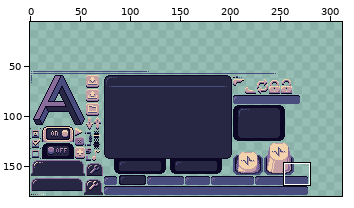
One commit to this sprite sheet: AudioInput/Sprites/Assets.png. Above, an overview of the earlier version with the close-up marked.
Close-up. Before the edit:
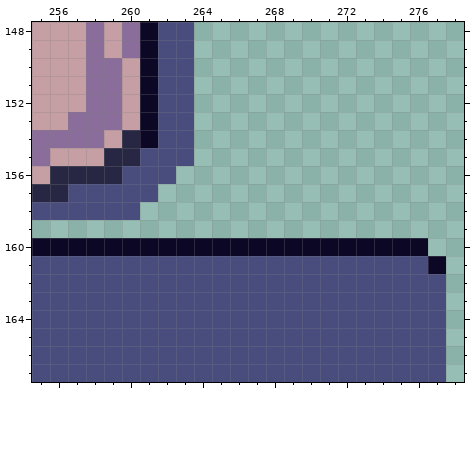
The file is 320x180 pixels. Shown: x 255..278, y 148..167. The wide view leaves out empty margins. The commit also changed other parts of the picture, which this record leaves out.
New version:
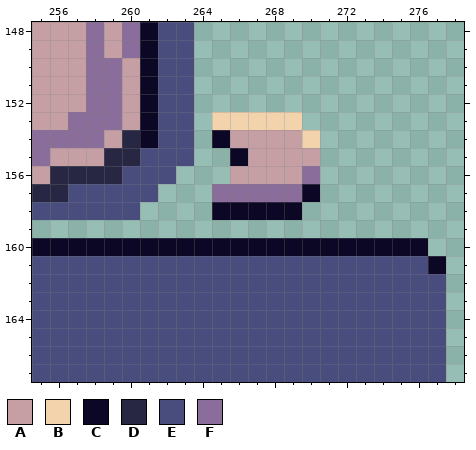
Palette (. is transparent): A #c69fa5  B #f2d3ab  C #0c0724  D #272744  E #494d7e  F #8b6d9c
Changes in this commit:
{"y":153,"x":265,"old":".....","new":"BBBBB"}
{"y":154,"x":265,"old":"......","new":"CAAAAB"}
{"y":155,"x":266,"old":".....","new":"CAAAA"}
{"y":156,"x":266,"old":".....","new":"AAAAF"}
{"y":157,"x":265,"old":"......","new":"FFFFFC"}
{"y":158,"x":265,"old":".....","new":"CCCCC"}
